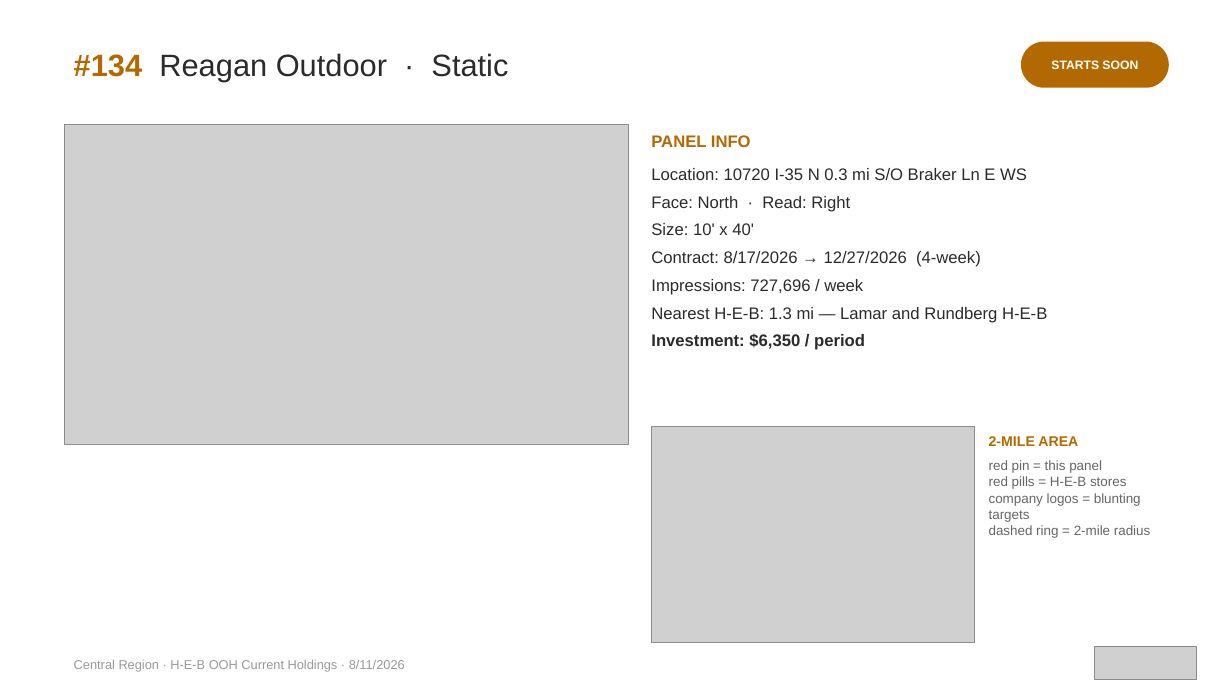
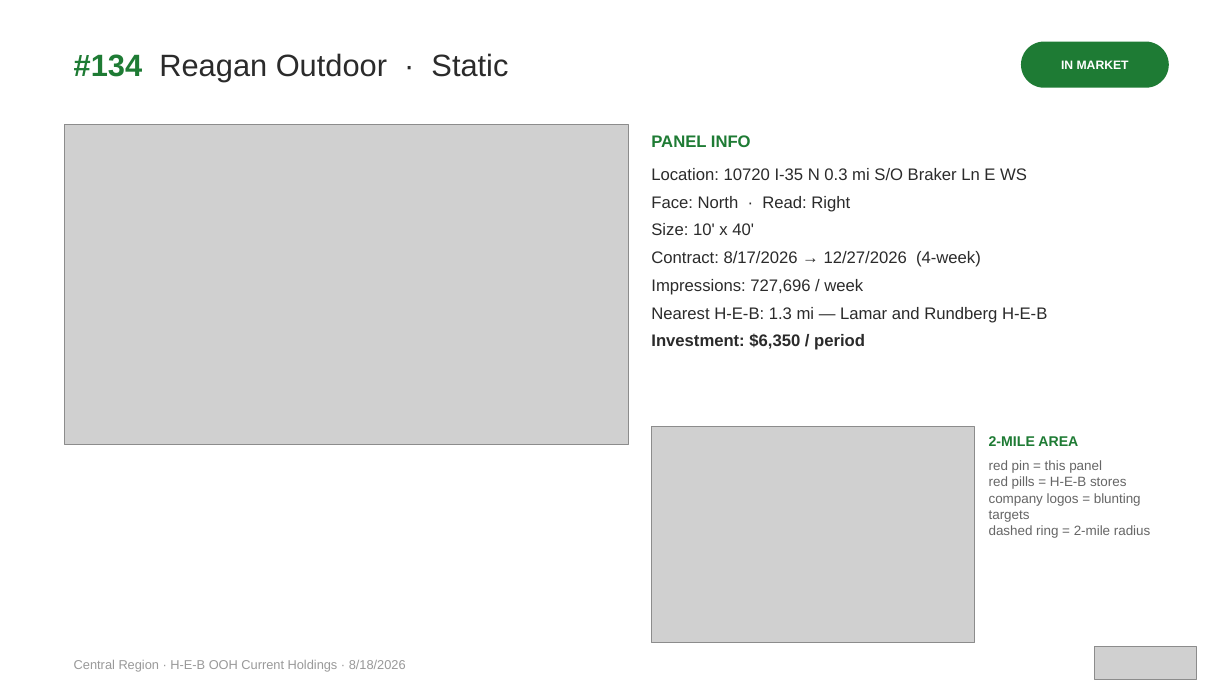
Before and after one commit to willbailes1-glitch/heb-ooh-reviews, a slide deck: slide 8 of region/Central-holdings-deck.pptx. Drawn at 1232x693 pixels with LibreOffice and Linux fonts; fonts in the diff are those of the drawing; grey boxes stand for pictures. Boxes give left, top, right and bottom in pixels: in the first picture for what was removed or moved away, otherwise in the second. Text is boxed around its words. In the diff, an @@ line names an element or a change of style, - is before the commit and + after.

Commit message:
region deck: Central

```diff
--- a/region/Central-holdings-deck.pptx
+++ b/region/Central-holdings-deck.pptx
@@ text "#134 Reagan Outdoor · Static" at [74,53,508,82]: text colour #B26A00 to #1E7B34 in "#134" @@
@@ rounded rectangle at [1021,42,1169,88]: fill #B26A00 to #1E7B34 @@
@@ text at [1061,59,1129,72]: text changed @@
-STARTS SOON
+IN MARKET
@@ text "PANEL INFO" at [651,135,751,147]: text colour #B26A00 to #1E7B34 @@
@@ text "2-MILE AREA" at [989,436,1078,446]: text colour #B26A00 to #1E7B34 @@
@@ text at [74,660,406,672]: text changed @@
-Central Region · H-E-B OOH Current Holdings · 8/11/2026
+Central Region · H-E-B OOH Current Holdings · 8/18/2026
```
Also in this commit, not shown: 28 other slides changed.
